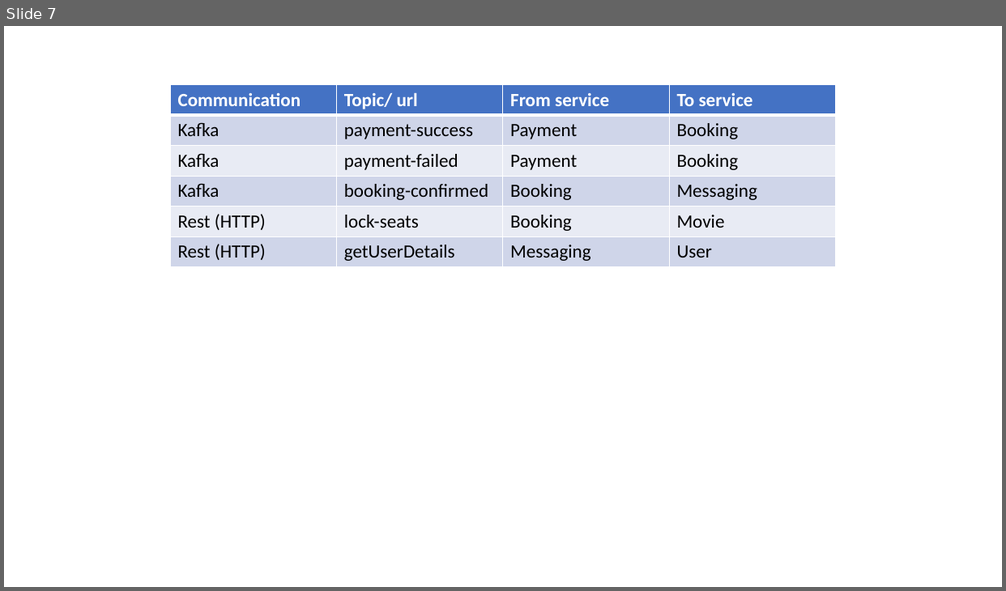
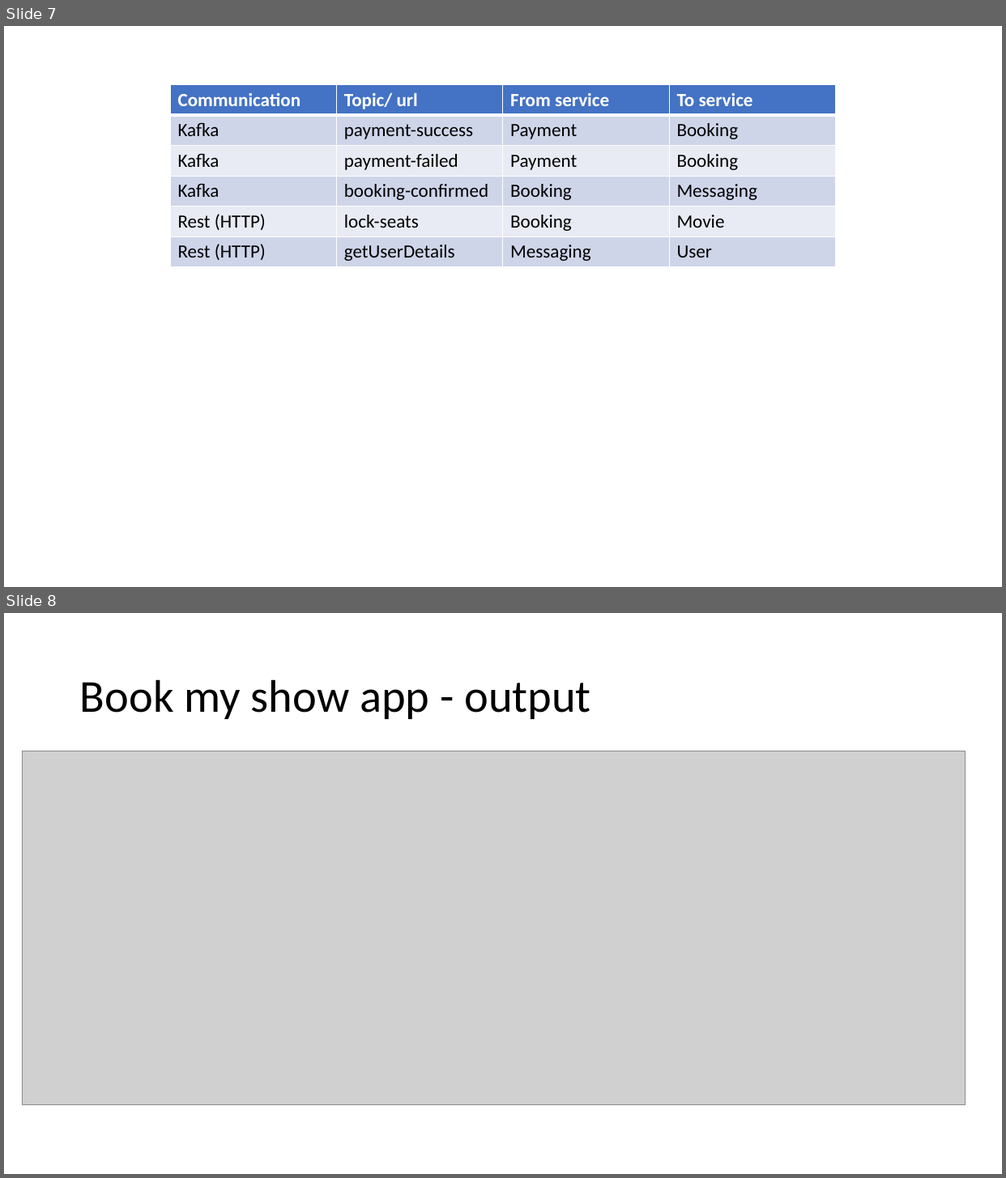
Before and after one commit to gomathinu/Gomathi-book-my-show, a slide deck: BookMyShow_Design.pptx. Shown one above the other, each under a label of ours: slide 7 before the commit, slides 7 and 8 after it. The pictures are 1006x591 and 1006x1178 pixels, drawn with LibreOffice and Linux fonts; fonts in the diff are those of the drawing; grey boxes stand for pictures. Boxes give left, top, right and bottom in pixels: in the first picture for what was removed or moved away, otherwise in the second. Text is boxed around its words. In the diff, an @@ line names an element or a change of style, - is before the commit and + after.

```diff
--- a/BookMyShow_Design.pptx
+++ b/BookMyShow_Design.pptx
@@ slide 8 added at [4, 613, 1002, 1174], background #FFFFFF @@
@@ title added at [80, 679, 590, 719], 44 pt, text #000000 @@
+Book my show app - output
@@ picture added at [23, 752, 965, 1105] @@
```
Also in this commit, not shown: 4 other slides added, 32 other files.
